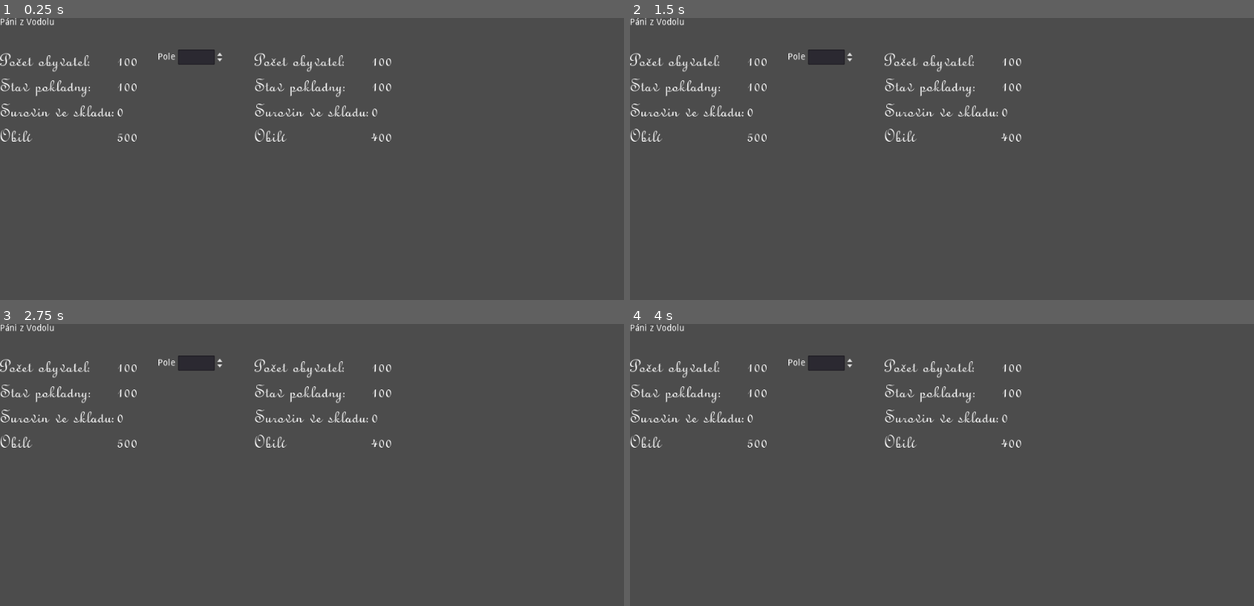
Above: before the commit, frames 1-4 (two rows, left to right).
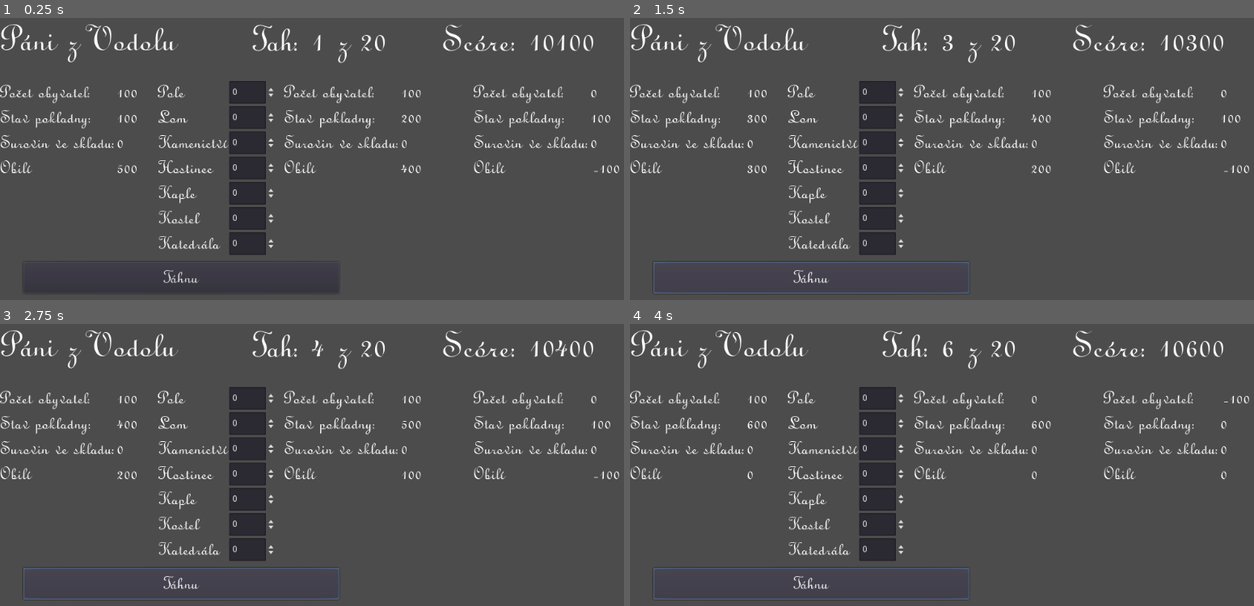
Above: after the commit, the same moments.

Repository: janzeman3/pani_z_vodolu
Game: Godot game, scene res://Formular.tscn
Same seed, same stepped clock (60 frames per second), same inputs: the game is played once before the commit and once after it.
Inputs (mouse positions are in pixels of both pictures, inside the frame that each line leads up to):
- Up to frame 1 (0.25 s): no input
- Up to frame 2 (1.5 s): click (810, 277) at 0.5 s, where only the run after the commit has a clickable "Táhnu"; click (810, 277) at 1.25 s, where only the run after the commit has a clickable "Táhnu"
- Up to frame 3 (2.75 s): click (180, 583) at 2 s, where only the run after the commit has a clickable "Táhnu"
- Up to frame 4 (4 s): tap Enter at 2.75 s; tap Space at 3.5 s

The runs differ from the first frame. In frame 1, 9.9% of the frame differs, in the area x 0-100%, y 0-98%; in frame 2, 10%; in frame 3, 10%; in frame 4, 10%.

Commit message:
1. verze
Vsechny budovy funguji.
Hra se umi ukoncit.

Signed-off-by: janzeman3 <janzeman3@gmail.com>

Diff:
--- a/Formular.gd
+++ b/Formular.gd
@@ -2,8 +2,11 @@
 
 var stav
 var budouciStav
+var delta
 var budovy
 var budouciBudovy
+var tah = 1
+var tahMax = 20
 
 class stavVect:
 	var Lidi = 0
@@ -17,6 +20,20 @@
 		Vodolary = inVodolary
 		Suroviny = inSuroviny
 
+	func copy(inVal):
+		Lidi = inVal.Lidi
+		Obili = inVal.Obili
+		Vodolary = inVal.Vodolary
+		Suroviny = inVal.Suroviny
+
+	func fillByDelta(Val1, Val2):
+		Lidi = Val1.Lidi - Val2.Lidi
+		Obili = Val1.Obili - Val2.Obili
+		Vodolary = Val1.Vodolary - Val2.Vodolary
+		Suroviny = Val1.Suroviny - Val2.Suroviny
+
+
+
 class budovyVect:
 	var Pole = 0
 	var Lom = 0
@@ -26,22 +43,33 @@
 	var Kostel = 0
 	var Katedrala = 0
 
+	func copy(inVal):
+		Pole = inVal.Pole
+		Lom = inVal.Lom
+		Kamenictvi = inVal.Kamenictvi
+		Hostinec = inVal.Hostinec
+		Kaple = inVal.Kaple
+		Kostel = inVal.Kostel
+		Katedrala = inVal.Katedrala
+
 # Called when the node enters the scene tree for the first time.
 func _ready():
 	stav = stavVect.new(100, 500, 100, 0)
 	budouciStav = stavVect.new(0, 0, 0, 0)
+	delta = stavVect.new(0, 0, 0, 0)
 
 	budovy = budovyVect.new()
 	budouciBudovy = budovyVect.new()
 
+	updateView()
+
+func updateView():
 	$Stav.updateData(stav)
 	updateBudouciStav()
+	updateSkoreATahy()
 
 func updateBudouciStav():
-	budouciStav.Lidi = stav.Lidi
-	budouciStav.Obili = stav.Obili
-	budouciStav.Vodolary = stav.Vodolary
-	budouciStav.Suroviny = stav.Suroviny
+	budouciStav.copy(stav)
 
 	# POLE
 	# vynos: +5 obili
@@ -49,15 +77,93 @@
 	# cena stavby: 20 VD
 	budouciStav.Vodolary -= 20 * (budouciBudovy.Pole-budovy.Pole)
 
+	#LOM
+	# vynos: +5 surovin -1 lidi
+	budouciStav.Suroviny += 5 * budouciBudovy.Lom
+	budouciStav.Lidi -= 1 * budouciBudovy.Lom
+	# cena stavby: 100 VD + 2 lidi
+	budouciStav.Vodolary -= 100 * (budouciBudovy.Lom-budovy.Lom)
+	budouciStav.Lidi -= 2 * (budouciBudovy.Lom-budovy.Lom)
+
+	#KAMENICTVI
+	# vynos: +100 vodolaru -5 surovin
+	budouciStav.Vodolary += 100 * budouciBudovy.Kamenictvi
+	budouciStav.Suroviny -= 5 * budouciBudovy.Kamenictvi
+	# cena stavby: 30 surovin + 1 lidi
+	budouciStav.Suroviny -= 30 * (budouciBudovy.Kamenictvi-budovy.Kamenictvi)
+	budouciStav.Lidi -= 1 * (budouciBudovy.Kamenictvi-budovy.Kamenictvi)
+
+	#HOSTINEC
+	# vynos: +100 vodolaru -5 surovin
+	budouciStav.Vodolary += 10 * budouciBudovy.Hostinec
+	budouciStav.Lidi += 1 * budouciBudovy.Hostinec
+	# cena stavby: 30 surovin + 1 lidi
+	budouciStav.Vodolary -= 100 * (budouciBudovy.Hostinec-budovy.Hostinec)
+	budouciStav.Lidi -= 1 * (budouciBudovy.Hostinec-budovy.Hostinec)
+
+	#KAPLE
+	# vynos: -20 vodolaru +10 lidí
+	budouciStav.Vodolary -= 20 * budouciBudovy.Kaple
+	budouciStav.Lidi += 10 * budouciBudovy.Kaple
+	# cena stavby: 40 surovin
+	budouciStav.Suroviny -= 40 * (budouciBudovy.Kaple-budovy.Kaple)
+
+	#KOSTEL
+	# vynos: -50 vodolaru +20 lidí
+	budouciStav.Vodolary -= 50 * budouciBudovy.Kostel
+	budouciStav.Lidi += 20 * budouciBudovy.Kostel
+	# cena stavby: 110 surovin + 500VD
+	budouciStav.Suroviny -= 110 * (budouciBudovy.Kostel-budovy.Kostel)
+	budouciStav.Vodolary -= 500 * (budouciBudovy.Kostel-budovy.Kostel)
+
+	#KATEDRALA
+	# vynos: -150 vodolaru +50 lidí
+	budouciStav.Vodolary -= 150 * budouciBudovy.Katedrala
+	budouciStav.Lidi += 50 * budouciBudovy.Katedrala
+	# cena stavby: 230 surovin + 2000VD
+	budouciStav.Suroviny -= 230 * (budouciBudovy.Katedrala-budovy.Katedrala)
+	budouciStav.Vodolary -= 2000 * (budouciBudovy.Katedrala-budovy.Katedrala)
+
 	#VYZIVA OBYVATEL
+	# pokud neni obili, pomrou lidi
+	if budouciStav.Obili < budouciStav.Lidi:
+		budouciStav.Lidi = budouciStav.Obili
 	budouciStav.Obili -= budouciStav.Lidi
+
+	#DANE
+	budouciStav.Vodolary += budouciStav.Lidi
+
 	$BudouciStav.updateData(budouciStav)
+	delta.fillByDelta(budouciStav,stav)
+	$Delta.updateData(delta)
 
-# Called every frame. 'delta' is the elapsed time since the previous frame.
-#func _process(delta):
-#	pass
+
+
+func updateSkoreATahy():
+	var skore = stav.Lidi*100 + stav.Vodolary
+	$Skore.text = "Scóre: " + str(skore)
+	$Tah.text = "Tah: " + str(tah) + " z " + str(tahMax)
 
 func _on_Pole_value_changed(value):
-	budouciBudovy.Pole = value
-	print(value)
+	budouciBudovy.Pole = $GridContainer/Pole.value
+	budouciBudovy.Lom = $GridContainer/Lom.value
+	budouciBudovy.Kamenictvi = $GridContainer/Kamenictvi.value
+	budouciBudovy.Hostinec = $GridContainer/Hostinec.value
+	budouciBudovy.Kaple = $GridContainer/Kaple.value
+	budouciBudovy.Kostel = $GridContainer/Kostel.value
+	budouciBudovy.Katedrala = $GridContainer/Katedrala.value
 	updateBudouciStav()
+
+func _on_Tahni_pressed():
+	tah += 1
+	stav.copy(budouciStav)
+	budovy.copy(budouciBudovy)
+	updateView()
+	if tah > tahMax:
+		endGame()
+
+
+func endGame():
+		$Tahni.disabled = true
+		$BudouciStav.visible = false
+		$Tah.visible = false
--- a/Formular.tscn
+++ b/Formular.tscn
@@ -1,43 +1,183 @@
-[gd_scene load_steps=3 format=2]
+[gd_scene load_steps=5 format=2]
 
 [ext_resource path="res://Stav.tscn" type="PackedScene" id=1]
 [ext_resource path="res://Formular.gd" type="Script" id=2]
+[ext_resource path="res://font/LINUSN_velky.tres" type="DynamicFont" id=3]
+[ext_resource path="res://font/LINUSN.tres" type="DynamicFont" id=4]
 
 [node name="Formular" type="Node"]
 script = ExtResource( 2 )
 
 [node name="Titulek" type="Label" parent="."]
-margin_right = 40.0
-margin_bottom = 14.0
+margin_left = 1.71475
+margin_top = -0.857376
+margin_right = 275.715
+margin_bottom = 71.1426
+custom_fonts/font = ExtResource( 3 )
 text = "Páni z Vodolu"
 __meta__ = {
 "_edit_use_anchors_": false
 }
 
+[node name="Tah" type="Label" parent="."]
+margin_left = 400.0
+margin_right = 674.0
+margin_bottom = 72.0
+custom_fonts/font = ExtResource( 3 )
+text = "Tah:"
+__meta__ = {
+"_edit_use_anchors_": false
+}
+
+[node name="Skore" type="Label" parent="."]
+margin_left = 700.0
+margin_right = 974.0
+margin_bottom = 72.0
+custom_fonts/font = ExtResource( 3 )
+text = "Skóre:"
+__meta__ = {
+"_edit_use_anchors_": false
+}
+
 [node name="Stav" parent="." instance=ExtResource( 1 )]
+margin_top = 100.0
+margin_bottom = 269.0
 
 [node name="BudouciStav" parent="." instance=ExtResource( 1 )]
-margin_left = 402.572
-margin_right = 651.572
+margin_left = 450.0
+margin_top = 100.0
+margin_right = 699.0
+margin_bottom = 269.0
+
+[node name="Delta" parent="." instance=ExtResource( 1 )]
+margin_left = 750.0
+margin_top = 100.0
+margin_right = 999.0
+margin_bottom = 269.0
 
 [node name="GridContainer" type="GridContainer" parent="."]
 margin_left = 250.0
-margin_top = 50.0
-margin_right = 324.0
-margin_bottom = 92.0
+margin_top = 100.0
+margin_right = 356.0
+margin_bottom = 142.0
 columns = 2
 __meta__ = {
 "_edit_use_anchors_": false
 }
 
 [node name="lPole" type="Label" parent="GridContainer"]
-margin_top = 5.0
-margin_right = 28.0
-margin_bottom = 19.0
+margin_right = 109.0
+margin_bottom = 36.0
+custom_fonts/font = ExtResource( 4 )
 text = "Pole"
 
 [node name="Pole" type="SpinBox" parent="GridContainer"]
-margin_left = 32.0
-margin_right = 106.0
-margin_bottom = 24.0
+margin_left = 113.0
+margin_right = 187.0
+margin_bottom = 36.0
+hint_tooltip = "Výnos: 5 obilí
+Cena: 20 Vodolarů"
+max_value = 100000.0
+
+[node name="lLom" type="Label" parent="GridContainer"]
+margin_top = 40.0
+margin_right = 109.0
+margin_bottom = 76.0
+custom_fonts/font = ExtResource( 4 )
+text = "Lom"
+
+[node name="Lom" type="SpinBox" parent="GridContainer"]
+margin_left = 113.0
+margin_top = 40.0
+margin_right = 187.0
+margin_bottom = 76.0
+max_value = 100000.0
+
+[node name="lKamenictvi" type="Label" parent="GridContainer"]
+margin_top = 80.0
+margin_right = 109.0
+margin_bottom = 116.0
+custom_fonts/font = ExtResource( 4 )
+text = "Kamenictví"
+
+[node name="Kamenictvi" type="SpinBox" parent="GridContainer"]
+margin_left = 113.0
+margin_top = 80.0
+margin_right = 187.0
+margin_bottom = 116.0
+max_value = 100000.0
+
+[node name="lHostinec" type="Label" parent="GridContainer"]
+margin_top = 120.0
+margin_right = 109.0
+margin_bottom = 156.0
+custom_fonts/font = ExtResource( 4 )
+text = "Hostinec"
+
+[node name="Hostinec" type="SpinBox" parent="GridContainer"]
+margin_left = 113.0
+margin_top = 120.0
+margin_right = 187.0
+margin_bottom = 156.0
+max_value = 100000.0
+
+[node name="lKaple" type="Label" parent="GridContainer"]
+margin_top = 160.0
+margin_right = 109.0
+margin_bottom = 196.0
+custom_fonts/font = ExtResource( 4 )
+text = "Kaple"
+
+[node name="Kaple" type="SpinBox" parent="GridContainer"]
+margin_left = 113.0
+margin_top = 160.0
+margin_right = 187.0
+margin_bottom = 196.0
+max_value = 100000.0
+
+[node name="lKostel" type="Label" parent="GridContainer"]
+margin_top = 200.0
+margin_right = 109.0
+margin_bottom = 236.0
+custom_fonts/font = ExtResource( 4 )
+text = "Kostel"
+
+[node name="Kostel" type="SpinBox" parent="GridContainer"]
+margin_left = 113.0
+margin_top = 200.0
+margin_right = 187.0
+margin_bottom = 236.0
+max_value = 100000.0
+
+[node name="lKatedrala" type="Label" parent="GridContainer"]
+margin_top = 240.0
+margin_right = 109.0
+margin_bottom = 276.0
+custom_fonts/font = ExtResource( 4 )
+text = "Katedrála"
+
+[node name="Katedrala" type="SpinBox" parent="GridContainer"]
+margin_left = 113.0
+margin_top = 240.0
+margin_right = 187.0
+margin_bottom = 276.0
+max_value = 100000.0
+
+[node name="Tahni" type="Button" parent="."]
+margin_left = 37.0501
+margin_top = 387.4
+margin_right = 537.05
+margin_bottom = 437.4
+custom_fonts/font = ExtResource( 4 )
+text = "Táhnu"
+__meta__ = {
+"_edit_use_anchors_": false
+}
 [connection signal="value_changed" from="GridContainer/Pole" to="." method="_on_Pole_value_changed"]
+[connection signal="value_changed" from="GridContainer/Lom" to="." method="_on_Pole_value_changed"]
+[connection signal="value_changed" from="GridContainer/Kamenictvi" to="." method="_on_Pole_value_changed"]
+[connection signal="value_changed" from="GridContainer/Hostinec" to="." method="_on_Pole_value_changed"]
+[connection signal="value_changed" from="GridContainer/Kaple" to="." method="_on_Pole_value_changed"]
+[connection signal="value_changed" from="GridContainer/Kostel" to="." method="_on_Pole_value_changed"]
+[connection signal="value_changed" from="GridContainer/Katedrala" to="." method="_on_Pole_value_changed"]
+[connection signal="pressed" from="Tahni" to="." method="_on_Tahni_pressed"]
--- /dev/null
+++ b/font/LINUSN_velky.tres
@@ -0,0 +1,7 @@
+[gd_resource type="DynamicFont" load_steps=2 format=2]
+
+[ext_resource path="res://font/LINUSN.TTF" type="DynamicFontData" id=1]
+
+[resource]
+size = 64
+font_data = ExtResource( 1 )
